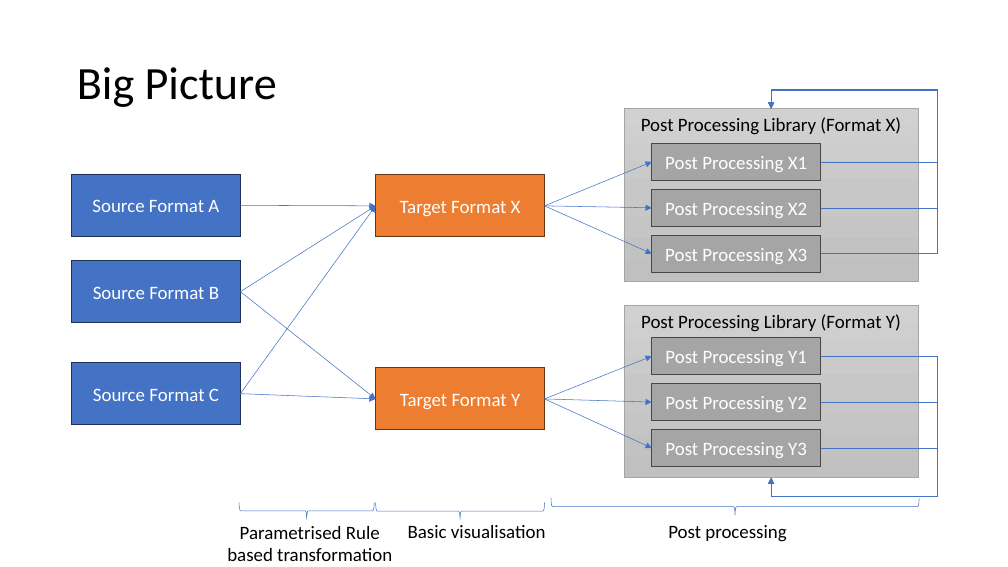
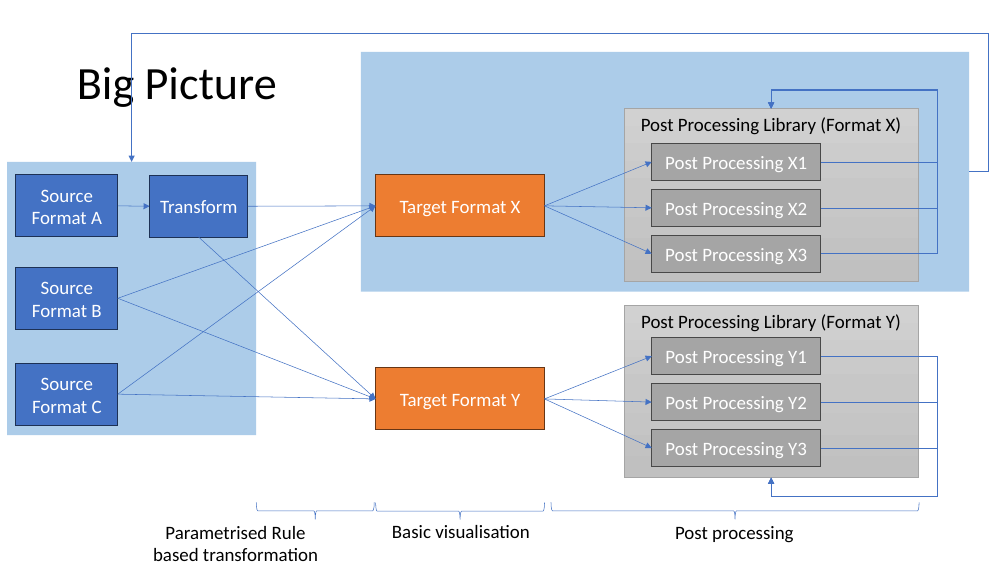
Before and after one commit to phax/phroni, a slide deck: slide 2 of docs/phroni Design.pptx. Drawn at 1008x567 pixels with LibreOffice and Linux fonts; fonts in the diff are those of the drawing. Boxes give left, top, right and bottom in pixels: in the first picture for what was removed or moved away, otherwise in the second. Text is boxed around its words. In the diff, an @@ line names an element or a change of style, - is before the commit and + after.

Commit message:
Updated

```diff
--- a/docs/phroni Design.pptx
+++ b/docs/phroni Design.pptx
@@ elbow arrow added from (969, 172) to (132, 162), #4472C4 0.5 pt @@
@@ rectangle added at bbox=[361, 51, 969, 291], fill #5B9BD5 at 50% opacity @@
@@ rectangle added at bbox=[7, 162, 256, 435], fill #5B9BD5 at 50% opacity @@
@@ rectangle "Source Format A": place and size @@
-rectangle "Source Format A" at bbox=[72, 175, 240, 237]
+rectangle "Source Format A" at bbox=[16, 175, 118, 237]
@@ rectangle added at bbox=[150, 175, 248, 237], fill #4472C4, outline #1E3256 1 pt, 18 pt, text #FFFFFF @@
+Transform
@@ arrow moved from (240, 394) - (376, 206) to (118, 394) - (376, 206) @@
@@ arrow moved from (240, 292) - (376, 206) to (118, 299) - (376, 206) @@
@@ arrow added from (118, 206) to (150, 206), #4472C4 0.5 pt @@
@@ arrow moved from (240, 206) - (376, 206) to (248, 206) - (376, 206) @@
@@ arrow added from (199, 237) to (376, 399), #4472C4 0.5 pt @@
@@ rectangle "Source Format B": place and size @@
-rectangle "Source Format B" at bbox=[72, 261, 240, 323]
+rectangle "Source Format B" at bbox=[16, 268, 118, 330]
@@ arrow moved from (240, 292) - (376, 399) to (118, 299) - (376, 399) @@
@@ rectangle "Source Format C": place and size @@
-rectangle "Source Format C" at bbox=[72, 363, 240, 425]
+rectangle "Source Format C" at bbox=[16, 363, 118, 425]
@@ arrow moved from (240, 394) - (376, 399) to (118, 394) - (376, 399) @@
@@ right brace: place and size @@
-right brace at bbox=[239, 502, 374, 520]
+right brace at bbox=[257, 502, 375, 520]
@@ right brace: place and size @@
-right brace at bbox=[551, 498, 920, 516]
+right brace at bbox=[551, 502, 920, 520]
@@ text "Parametrised Rule based transformation": place and size @@
-text "Parametrised Rule based transformation" at bbox=[227, 526, 392, 561]
+text "Parametrised Rule based transformation" at bbox=[153, 526, 318, 561]
@@ text "Basic visualisation": place and size @@
-text "Basic visualisation" at bbox=[408, 525, 546, 538]
+text "Basic visualisation" at bbox=[392, 525, 530, 538]
@@ text "Post processing": place and size @@
-text "Post processing" at bbox=[668, 525, 786, 542]
+text "Post processing" at bbox=[675, 526, 793, 543]
```
Also in this commit, not shown: 3 slides added.
